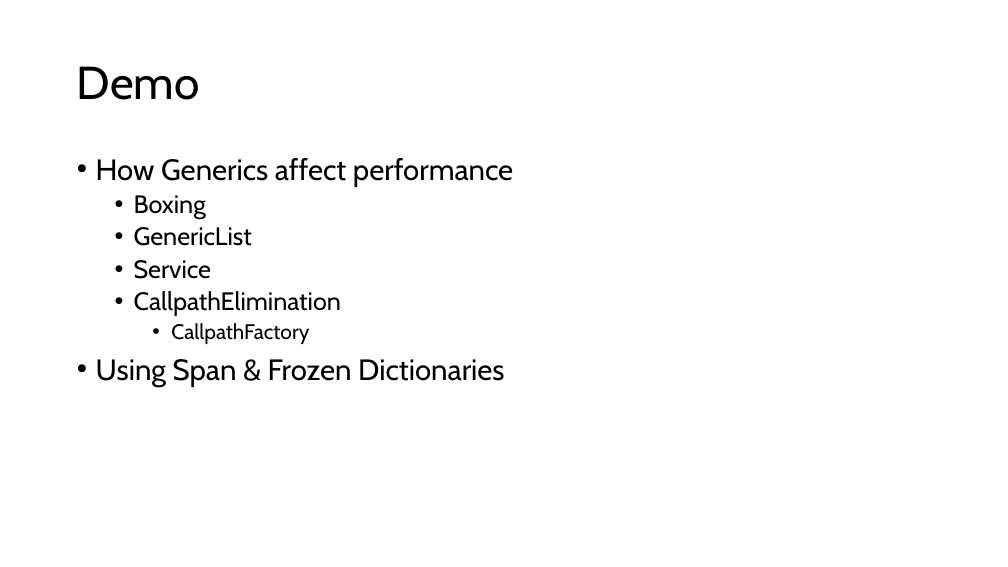
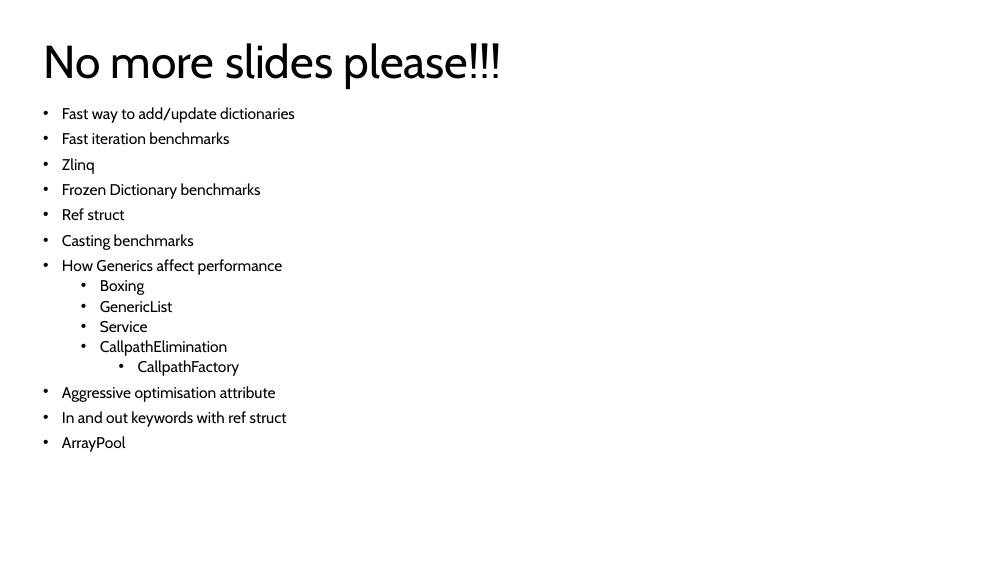
Before and after one commit to jeanhibbert/PerfDemo, a slide deck: slide 9 of PerfDemo.pptx (slide 3 before the commit). Drawn at 1008x567 pixels with LibreOffice and Linux fonts; fonts in the diff are those of the drawing. Boxes give left, top, right and bottom in pixels: in the first picture for what was removed or moved away, otherwise in the second. Text is boxed around its words. In the diff, an @@ line names an element or a change of style, - is before the commit and + after.

```diff
--- a/PerfDemo.pptx
+++ b/PerfDemo.pptx
@@ title at box(43, 43, 503, 89): text changed @@
-Demo
+No more slides please!!!
@@ text "Fast way to add/update dictionaries": place and size @@
-text "Fast way to add/update dictionaries" at box(96, 158, 513, 387)
+text "Fast way to add/update dictionaries" at box(62, 107, 295, 452)
@@ text at box(62, 107, 295, 250): paragraphs added @@
+• Fast way to add/update dictionaries
+• Fast iteration benchmarks
+• Zlinq
+• Frozen Dictionary benchmarks
+• Ref struct
+• Casting benchmarks
@@ text at box(62, 259, 283, 376): size 28 to 14.8 pt in "How Generics affect performance"; size 24 to 14.8 pt in "Boxing", "GenericList", "Service", "CallpathElimination"; size 20 to 14.8 pt in "CallpathFactory"; line spacing 0.9 to 0.8 @@
@@ text at box(62, 386, 287, 452): text changed; size 28 to 14.8 pt @@
-• Using Span & Frozen Dictionaries
+• Aggressive optimisation attribute
+• In and out keywords with ref struct
+• ArrayPool
```
Also in this commit, not shown: 3 other slides changed, 6 slides added, 4 slides removed, 36 other files.
